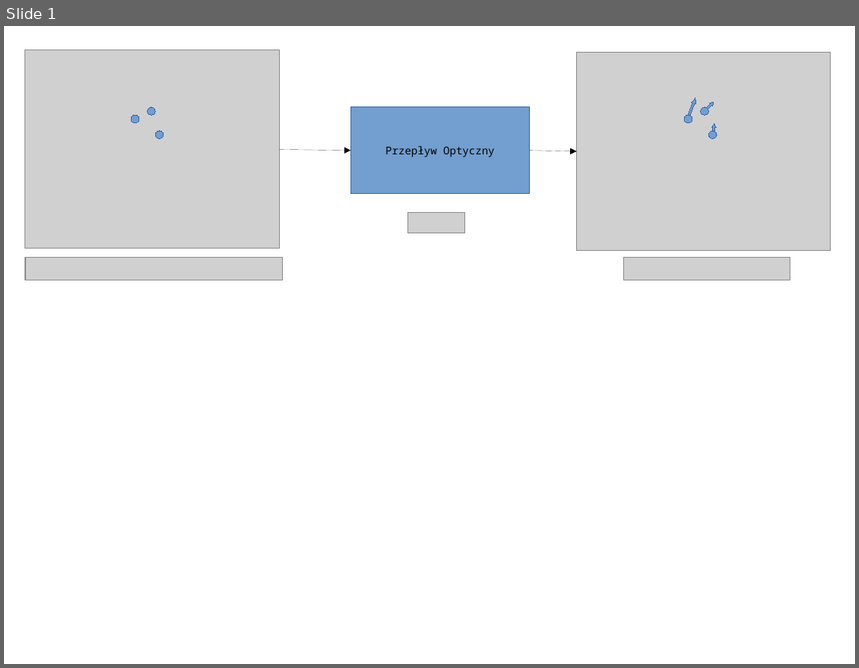
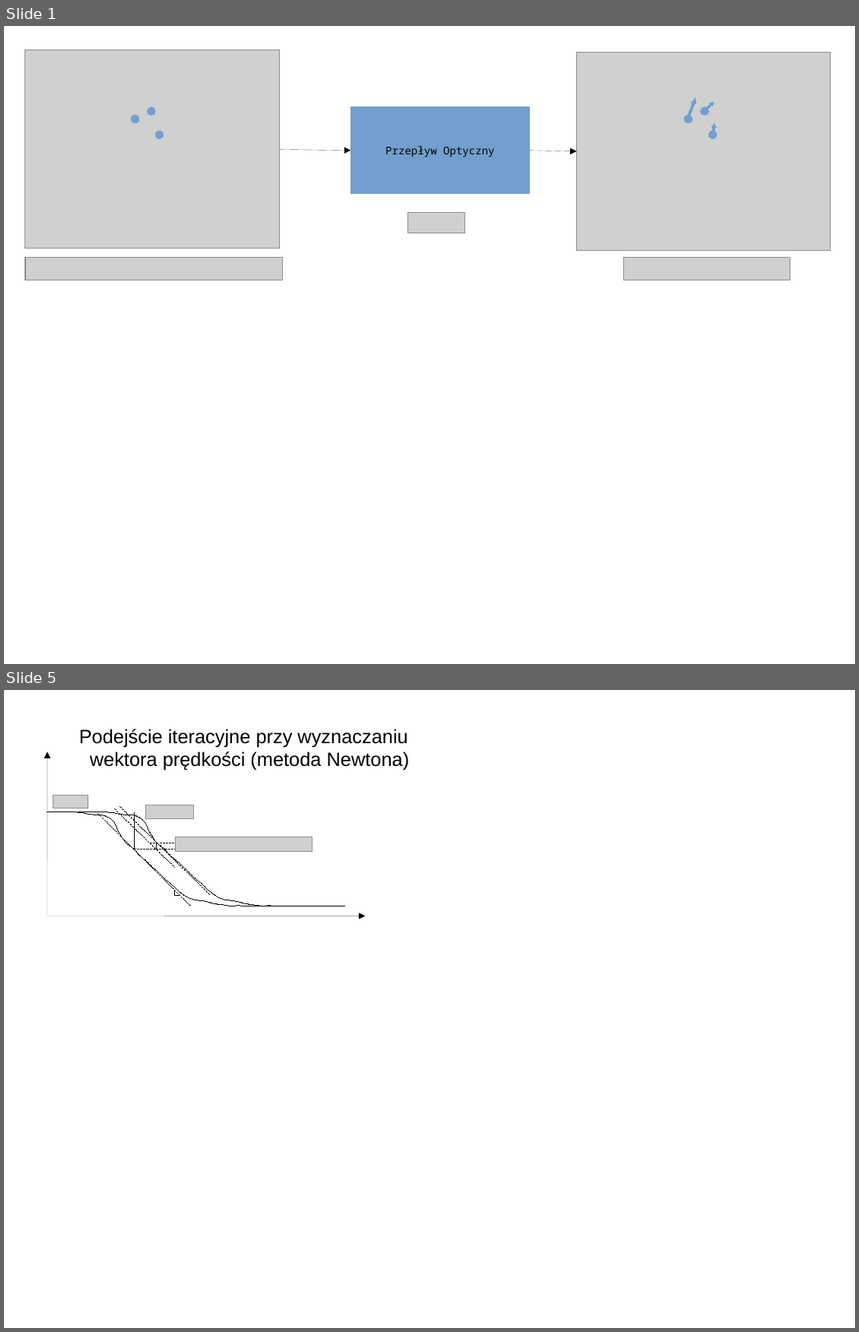
Before and after one commit to afronski/hand-feature-points-tracking, a slide deck: doc/original-pictures/Pictures.odp. Shown one above the other, each under a label of ours: slide 1 before the commit, slides 1 and 5 after it; the slides between them are not shown. The pictures are 859x668 and 859x1332 pixels, drawn with LibreOffice and Linux fonts; fonts in the diff are those of the drawing; grey boxes stand for pictures; background and template pictures are left out. Boxes give left, top, right and bottom in pixels: in the first picture for what was removed or moved away, otherwise in the second. Text is boxed around its words. In the diff, an @@ line names an element or a change of style, - is before the commit and + after.

```diff
--- a/doc/original-pictures/Pictures.odp
+++ b/doc/original-pictures/Pictures.odp
@@ slide 5 added at [4, 690, 855, 1328], background #FFFFFF @@
@@ text added at [79, 729, 410, 771], 18 pt, text #000000 @@
+Podejście iteracyjne przy wyznaczaniu
+wektora prędkości (metoda Newtona)
@@ arrow added from (47, 916) to (47, 752), #000000 0 pt @@
@@ picture added at [53, 795, 88, 808] @@
@@ freeform shape added at [47, 812, 314, 907], outline #000000 0 pt @@
@@ freeform shape added at [78, 812, 344, 907], outline #000000 0 pt @@
@@ line added from (98, 814) to (190, 906), #000000 0 pt @@
@@ line added from (114, 809) to (175, 868), #000000 0 pt @@
@@ line added from (120, 806) to (211, 895), #000000 0 pt @@
@@ line added from (135, 849) to (135, 813), #000000 0 pt @@
@@ picture added at [145, 805, 193, 818] @@
@@ line added from (135, 849) to (175, 849), #000000 0 pt @@
@@ line added from (151, 843) to (175, 843), #000000 0 pt @@
@@ line added from (157, 843) to (157, 849), #000000 0 pt @@
@@ picture added at [175, 837, 312, 851] @@
@@ line added from (175, 890) to (175, 895), #000000 0 pt @@
@@ arrow added from (47, 916) to (366, 916), #000000 0 pt @@
@@ line added from (175, 895) to (180, 895), #000000 0 pt @@
@@ slide 1 changed as well @@
@@ outline #3465AF 0 pt to #729FCF 0 pt in 10 elements at [351, 107, 530, 194], [155, 131, 164, 138], [132, 115, 140, 123], [148, 107, 156, 115], [703, 101, 715, 113], [701, 107, 709, 115], [711, 123, 718, 138], [709, 131, 718, 138], [686, 97, 698, 120], [684, 115, 693, 123] @@
```
Also in this commit, not shown: 3 other slides added, 5 other files.
